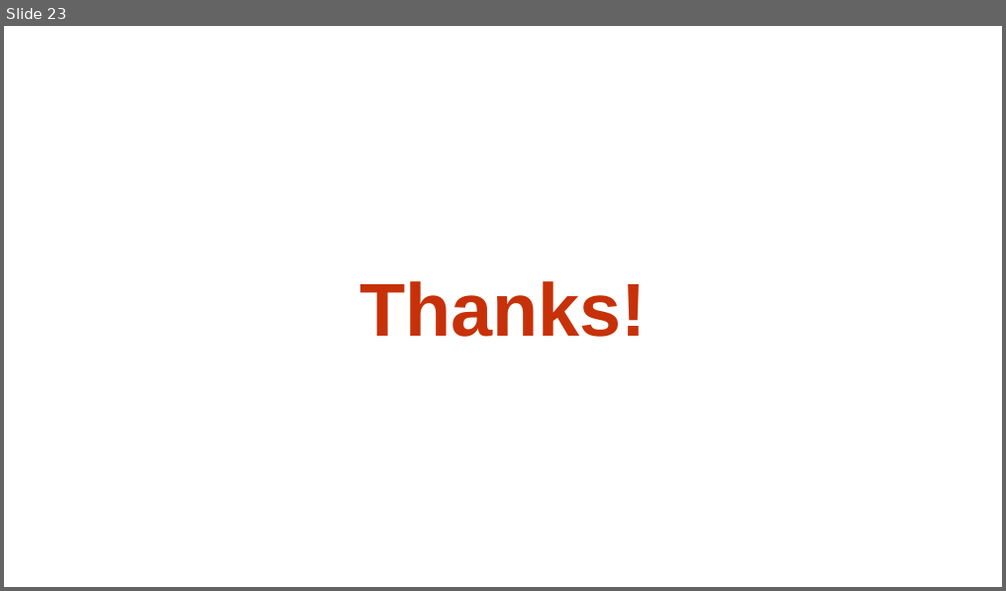
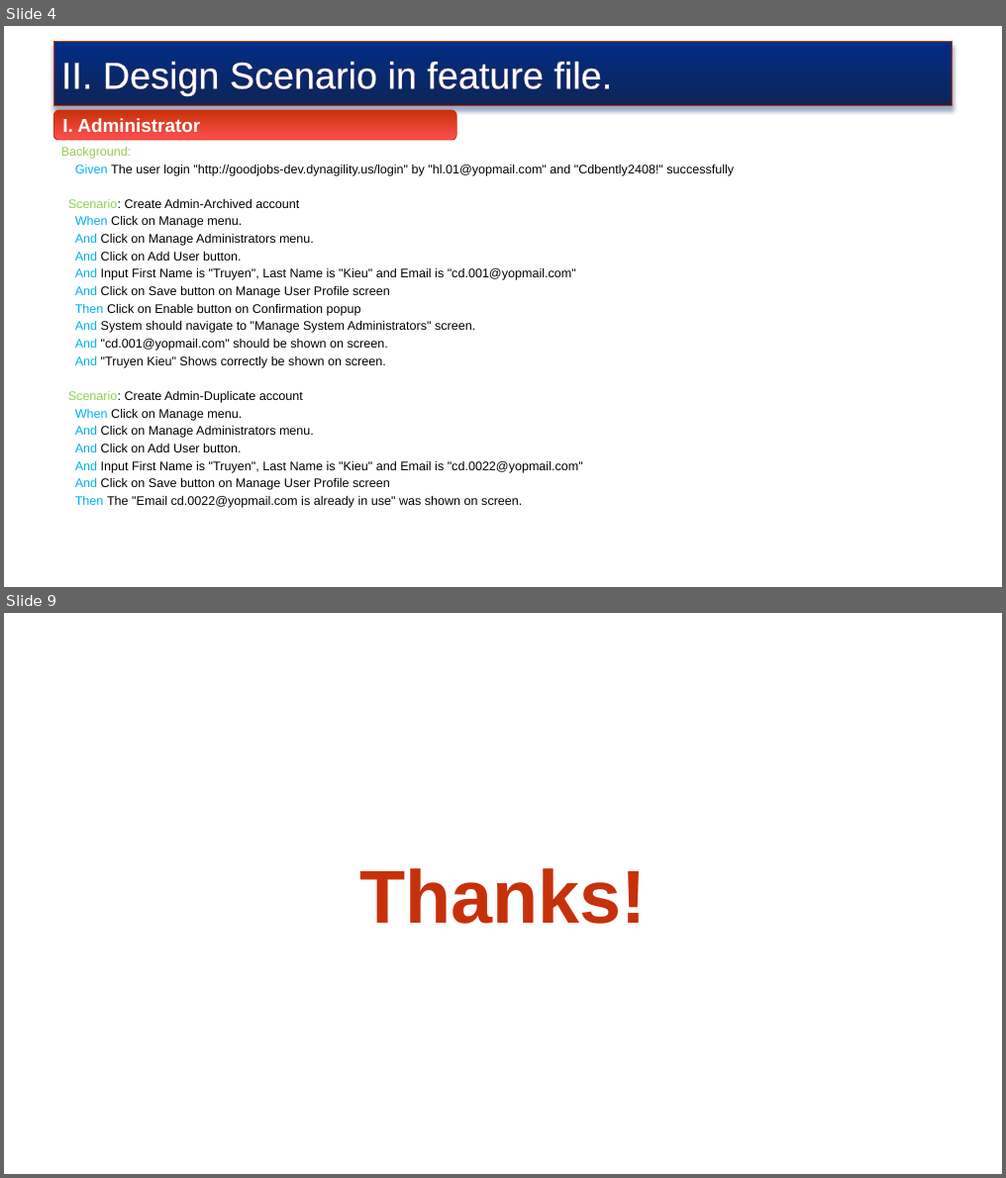
Before and after one commit to truyenkv/sharing, a slide deck: Sharing.pptx. Shown one above the other, each under a label of ours: slide 23 before the commit, slides 4 and 9 after it; the slides between them are not shown. The pictures are 1006x591 and 1006x1178 pixels, drawn with LibreOffice and Linux fonts; fonts in the diff are those of the drawing; background and template pictures are left out. Boxes give left, top, right and bottom in pixels: in the first picture for what was removed or moved away, otherwise in the second. Text is boxed around its words. In the diff, an @@ line names an element or a change of style, - is before the commit and + after.

```diff
--- a/Sharing.pptx
+++ b/Sharing.pptx
@@ slide 4 added at [4,26,1002,587], background picture (left out) @@
@@ rectangle added at [54,42,952,106], fill gradient #012D86 to #0E2557, outline #C73109 0.75 pt, 36 pt, text #FFFFFF @@
+II. Design Scenario in feature file.
@@ rounded rectangle added at [54,110,456,141], fill gradient #C73109 to #FF5050, outline #C73109 0.75 pt, 18 pt, text #FFFFFF, bold @@
+I. Administrator
@@ text added at [61,147,734,508], 12 pt, text #000000 @@
+Background:
+Given The user login "http://goodjobs-dev.dynagility.us/login" by "hl.01@yopmail.com" and "Cdbently2408!" successfully
+Scenario: Create Admin-Archived account
+When Click on Manage menu.
+And Click on Manage Administrators menu.
+And Click on Add User button.
+And Input First Name is "Truyen", Last Name is "Kieu" and Email is "cd.001@yopmail.com"
+And Click on Save button on Manage User Profile screen
+Then Click on Enable button on Confirmation popup
+And System should navigate to "Manage System Administrators" screen.
+And "cd.001@yopmail.com" should be shown on screen.
+And "Truyen Kieu" Shows correctly be shown on screen.
+Scenario: Create Admin-Duplicate account
+When Click on Manage menu.
+And Click on Manage Administrators menu.
+And Click on Add User button.
+And Input First Name is "Truyen", Last Name is "Kieu" and Email is "cd.0022@yopmail.com"
+And Click on Save button on Manage User Profile screen
+Then The "Email cd.0022@yopmail.com is already in use" was shown on screen.
@@ what was slide 23 is now slide 9 @@
```
Also in this commit, not shown: 2 slides changed, 5 other slides added, 20 slides removed.
